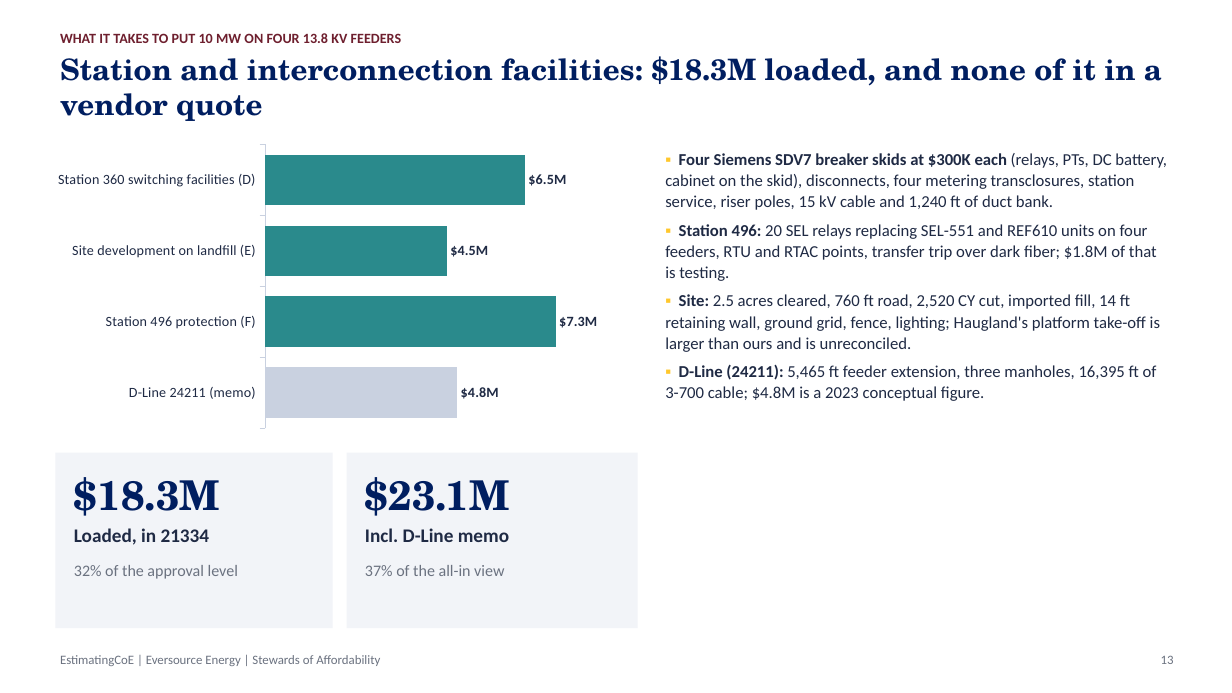
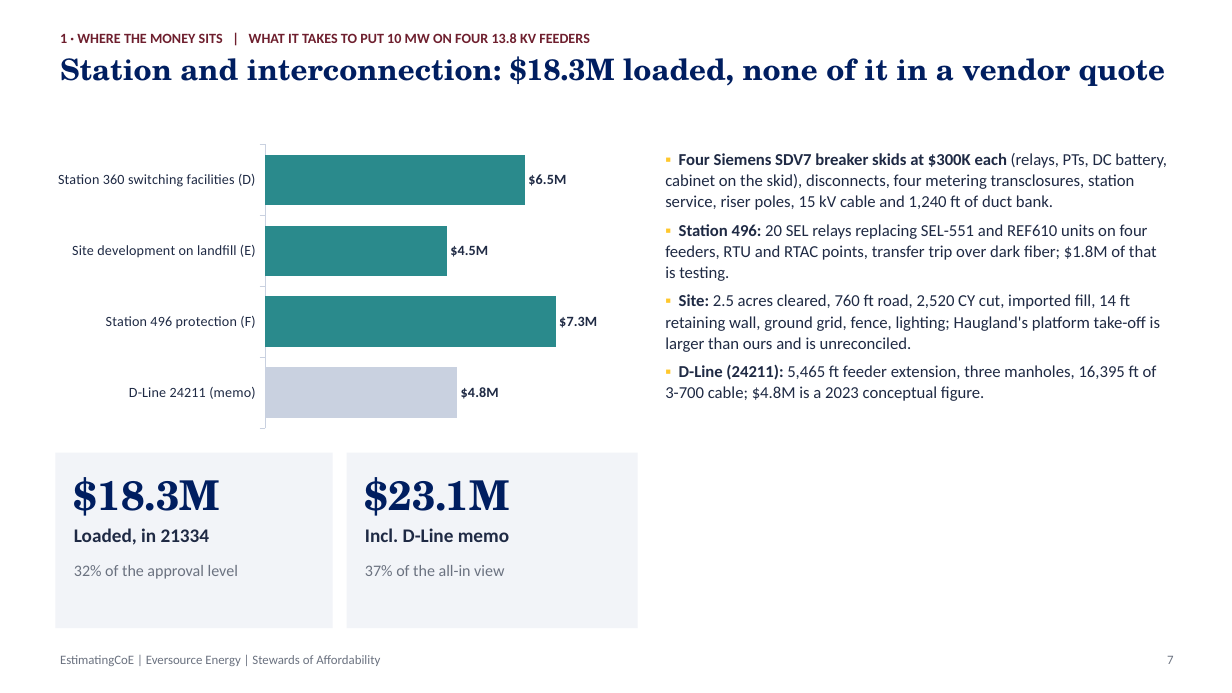
Before and after one commit to gbassaragh/BESS, a slide deck: slide 7 of Hyde Park BESS/6) Cost Analysis Deliverables/Hyde Park BESS - Cost Analysis Deck.pptx (slide 13 before the commit). Drawn at 1232x693 pixels with LibreOffice and Linux fonts; fonts in the diff are those of the drawing. Boxes give left, top, right and bottom in pixels: in the first picture for what was removed or moved away, otherwise in the second. Text is boxed around its words. In the diff, an @@ line names an element or a change of style, - is before the commit and + after.

```diff
--- a/Hyde Park BESS/6) Cost Analysis Deliverables/Hyde Park BESS - Cost Analysis Deck.pptx
+++ b/Hyde Park BESS/6) Cost Analysis Deliverables/Hyde Park BESS - Cost Analysis Deck.pptx
@@ text at (60, 56, 1165, 86): text changed @@
-Station and interconnection facilities: $18.3M loaded, and none of it in a vendor quote
+Station and interconnection: $18.3M loaded, none of it in a vendor quote
@@ text at (60, 33, 590, 43): text changed @@
-WHAT IT TAKES TO PUT 10 MW ON FOUR 13.8 KV FEEDERS
+1 · WHERE THE MONEY SITS | WHAT IT TAKES TO PUT 10 MW ON FOUR 13.8 KV FEEDERS
@@ text at (1167, 656, 1173, 664): text changed @@
-13
+7
```
Also in this commit, not shown: 20 other slides changed, 4 other files.
